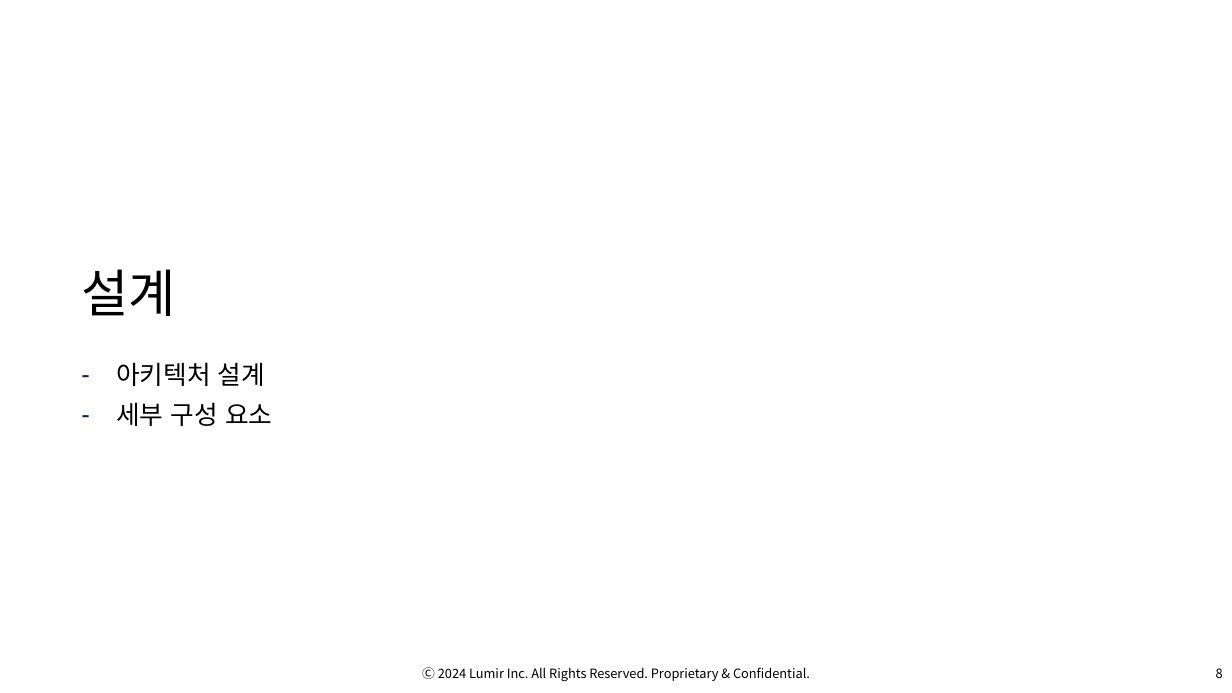
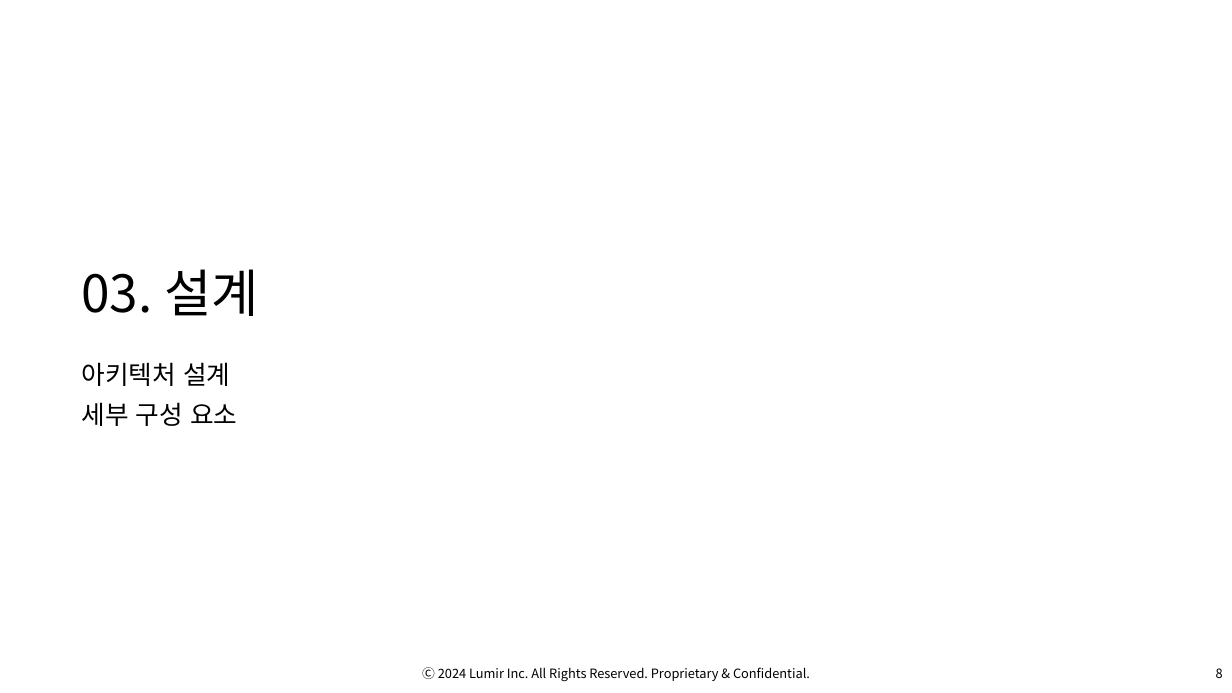
Before and after one commit to OsterRepository/OsterRepository, a slide deck: slide 9 of 기술 7부 김민수 성과 발표.pptx. Drawn at 1232x693 pixels with LibreOffice and Linux fonts; fonts in the diff are those of the drawing; background and template pictures are left out. Boxes give left, top, right and bottom in pixels: in the first picture for what was removed or moved away, otherwise in the second. Text is boxed around its words. In the diff, an @@ line names an element or a change of style, - is before the commit and + after.

```diff
--- a/기술 7부 김민수 성과 발표.pptx
+++ b/기술 7부 김민수 성과 발표.pptx
@@ title at bbox=[81, 269, 258, 316]: text changed @@
-설계
+03. 설계
@@ text "아키텍처 설계" at bbox=[81, 362, 237, 426]: bullet - to none @@
```
Also in this commit, not shown: 13 other slides changed, 2 slides added, 11 slides removed.
